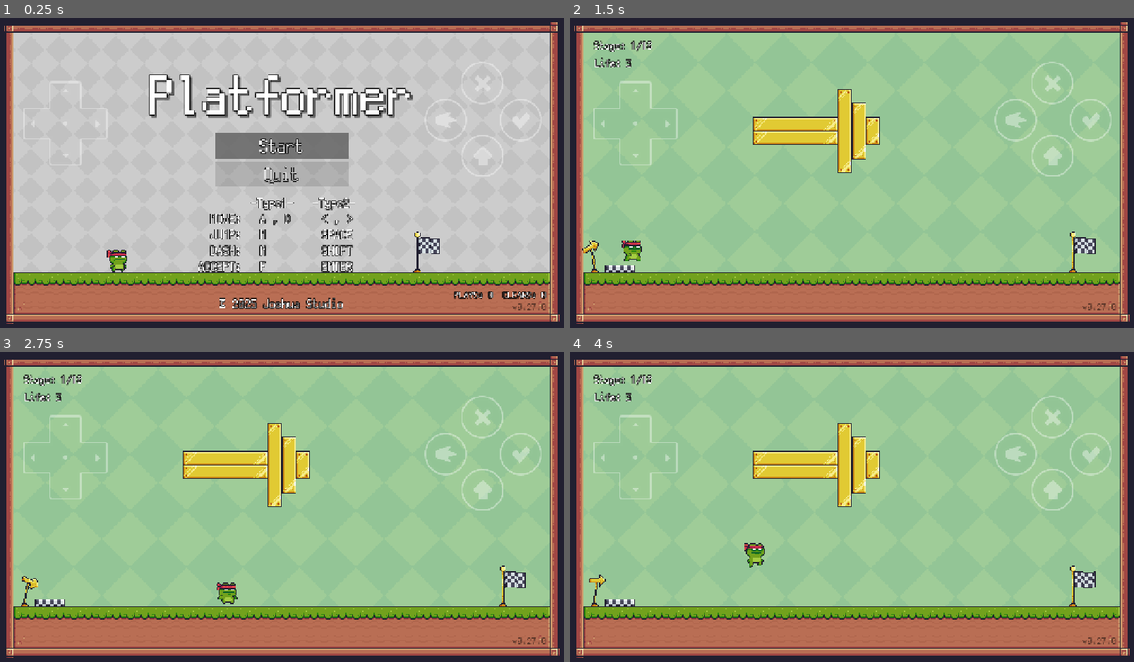
Above: before the commit, frames 1-4 (two rows, left to right).
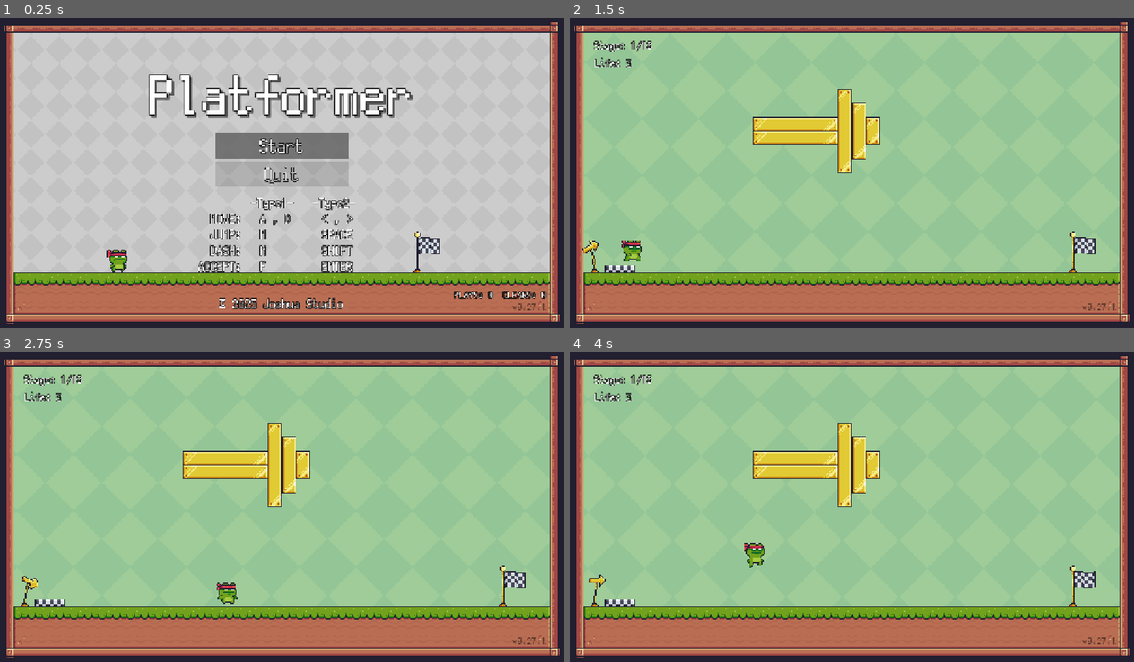
Above: after the commit, the same moments.

Repository: joshuafolkken/godot-2d-platformer
Game: Godot game, scene res://scenes/title.tscn
Two runs of this game, one before a commit and one after it. Both use one fixed random seed, a clock stepped at 60 frames per second and the inputs below.
Inputs:
- Up to frame 1 (0.25 s): no input
- Up to frame 2 (1.5 s): click "Start" at 0.5 s; hold D (right) from 1.28 s (still down); tap Shift (dash) at 1.35 s
- Up to frame 3 (2.75 s): keep holding D (right); tap Space (jump) at 1.52, 2.27 s; tap F (interact) at 2.1 s
- Up to frame 4 (4 s): release D (right) at 2.78 s; hold A (left) 2.78-3.53 s; tap Shift (dash) at 2.85 s; hold D (right) from 3.53 s (still down); tap F (interact) at 3.6 s; tap Space (jump) at 3.77 s

The runs differ from the first frame. In frame 1, less than 0.1% of the frame differs, in the area x 95-97%, y 92-95%; in frame 2, 1.1%; in frame 3, 1.1%; in frame 4, 1.1%, in the area x 4-97%, y 14-95%.

Commit message:
hide gamepad on pc #179

Diff:
--- a/project.godot
+++ b/project.godot
@@ -11,7 +11,7 @@
 [application]
 
 config/name="Godot 2D Platformer"
-config/version="0.27.0"
+config/version="0.27.1"
 run/main_scene="uid://dfddsmhm3n04y"
 config/features=PackedStringArray("4.4", "Forward Plus")
 config/icon="res://icon.svg"
@@ -36,6 +36,7 @@
 window/size/viewport_height=720
 window/stretch/mode="canvas_items"
 window/stretch/aspect="keep_height"
+window/dpi/allow_hidpi=false
 
 [editor_plugins]
 
@@ -106,10 +107,6 @@
 ]
 }
 
-[input_devices]
-
-pointing/emulate_touch_from_mouse=true
-
 [internationalization]
 
 locale/translations=PackedStringArray("res://locale/en.po", "res://locale/ja.po")
